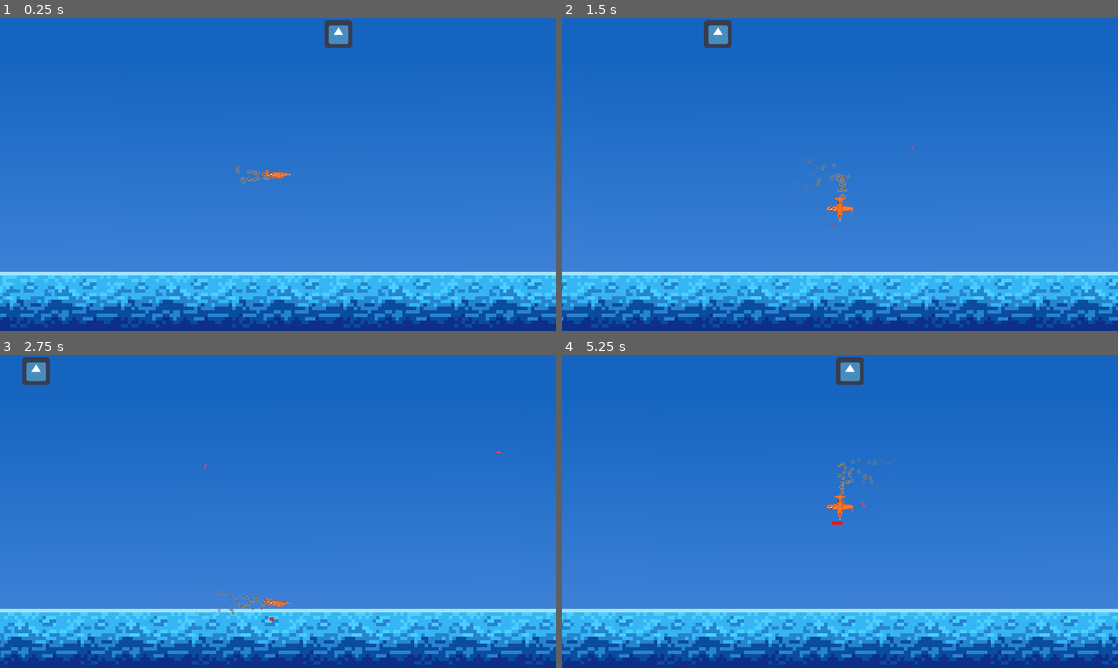
Above: before the commit, frames 1-4 (two rows, left to right).
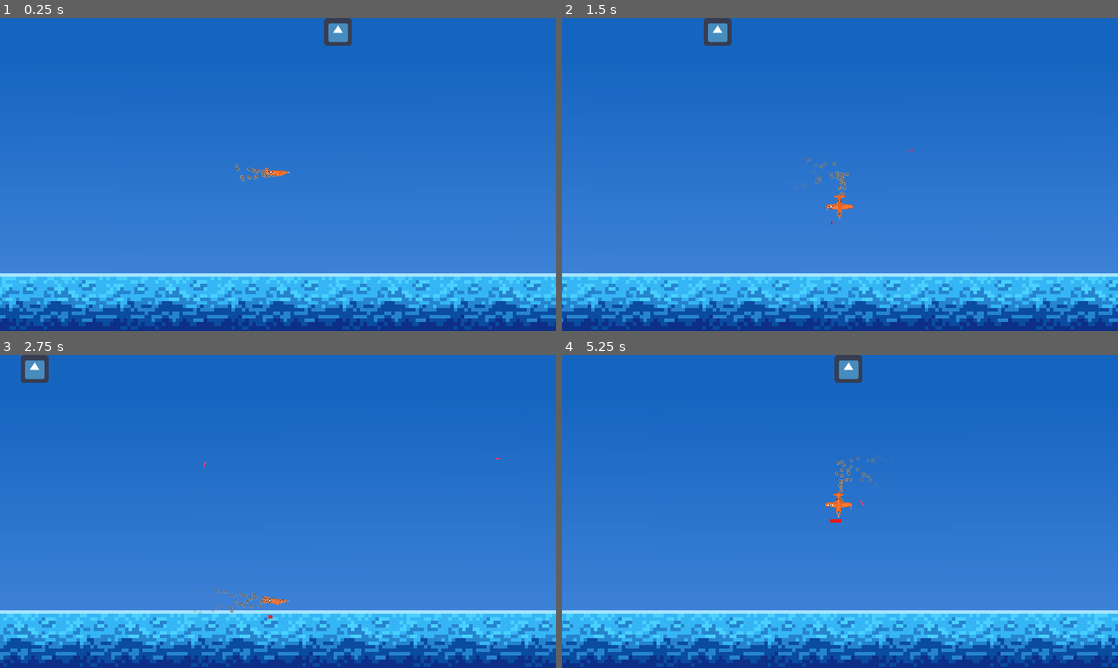
Above: after the commit, the same moments.

Repository: NOTsyrup/Plane-Game
Game: Godot game, scene res://TEMPSCENE.tscn
Same seed, same stepped clock (60 frames per second), same inputs: the game is played once before the commit and once after it. The project has no main scene, so this scene is started directly. The engine's default icon, where the game draws it, is replaced by a stand-in: a white triangle on a blue panel in a dark square.
Inputs (mouse positions are in pixels of both pictures, inside the frame that each line leads up to):
- Up to frame 1 (0.25 s): no input
- Up to frame 2 (1.5 s): move the mouse to (962, 158) at 0.52 s; hold D (player_right) 0.53-1.28 s; hold Space (shoot) 0.53-1.28 s; move the mouse to (728, 190) at 1.27 s; hold S (player_down) from 1.28 s (still down); tap Space (shoot) at 1.35 s
- Up to frame 3 (2.75 s): move the mouse to (333, 442) at 2.02 s; release S (player_down) at 2.03 s; hold D (player_right) from 2.03 s (still down); hold Space (shoot) from 2.03 s (still down)
- Up to frame 4 (5.25 s): move the mouse to (812, 574) at 2.77 s; release D (player_right) at 2.78 s; release Space (shoot) at 2.78 s; hold W (player_up) 2.78-3.53 s; tap Space (shoot) at 2.85, 4.35 s; move the mouse to (1006, 558) at 3.52 s; hold Space (shoot) 3.53-4.28 s; hold A (player_left) 3.53-5.03 s; move the mouse to (673, 464) at 4.27 s; move the mouse to (867, 511) at 5.02 s; hold S (player_down) from 5.03 s (still down); hold Space (shoot) from 5.03 s (still down)

The runs differ from the first frame. In frame 1, 6.0% of the frame differs, in the area x 0-100%, y 0-100%; in frame 2, 5.4%; in frame 3, 6.3%; in frame 4, 6.4%.

Commit message:
Cam Shake & More Stuff

Diff:
--- a/Player/BasePlane.gd
+++ b/Player/BasePlane.gd
@@ -1,4 +1,6 @@
 extends KinematicBody2D
+
+signal cameraShake
 
 export var PLANE_SPEED = 200
 export var RATE_OF_FIRE = 1
@@ -127,6 +129,7 @@
 			player_death()
 		can_take_damage = false
 		$OnHitTimer.start()
+		emit_signal("cameraShake")
 
 
 func player_death():
--- a/Player/Camera.gd
+++ b/Player/Camera.gd
@@ -1 +1,12 @@
 extends Camera2D
+
+var timer:float = 0.25
+
+func _process(delta):
+	if timer <= 0.25:
+		offset = Vector2(rand_range(-1.0, 1.0) * 5, rand_range(-1.0, 1.0) * 5)
+		timer += delta
+
+
+func _on_Player_cameraShake():
+	timer = 0
--- a/Player/Camera2D2.tscn
+++ b/Player/Camera2D2.tscn
@@ -20,6 +20,6 @@
 motion_mirroring = Vector2( 1280, 0 )
 
 [node name="Sprite" type="Sprite" parent="ParallaxBackground/ParallaxLayer"]
-scale = Vector2( 8, 8 )
+scale = Vector2( 8, 8.1 )
 texture = ExtResource( 1 )
 centered = false
--- a/TEMPSCENE.tscn
+++ b/TEMPSCENE.tscn
@@ -17,8 +17,8 @@
 
 [node name="Camera" parent="Player" instance=ExtResource( 4 )]
 position = Vector2( 0, 0 )
+offset = Vector2( 0, 5 )
 zoom = Vector2( 1, 1 )
-smoothing_speed = 7.0
 script = ExtResource( 5 )
 
 [node name="Area2D" type="Area2D" parent="."]
@@ -32,4 +32,5 @@
 position = Vector2( 0.5, 1 )
 shape = SubResource( 1 )
 
+[connection signal="cameraShake" from="Player" to="Player/Camera" method="_on_Player_cameraShake"]
 [connection signal="body_entered" from="Area2D" to="Area2D" method="_on_Area2D_body_entered"]
--- a/default_env.tres
+++ b/default_env.tres
@@ -1,7 +1,11 @@
 [gd_resource type="Environment" load_steps=2 format=2]
 
 [sub_resource type="ProceduralSky" id=1]
+sky_top_color = Color( 1, 1, 1, 1 )
+sky_horizon_color = Color( 1, 1, 1, 1 )
 
 [resource]
-background_mode = 2
+background_mode = 1
 background_sky = SubResource( 1 )
+background_color = Color( 1, 1, 1, 1 )
+ambient_light_color = Color( 1, 1, 1, 1 )
Binary file changed: Sprites/crosshair.png
